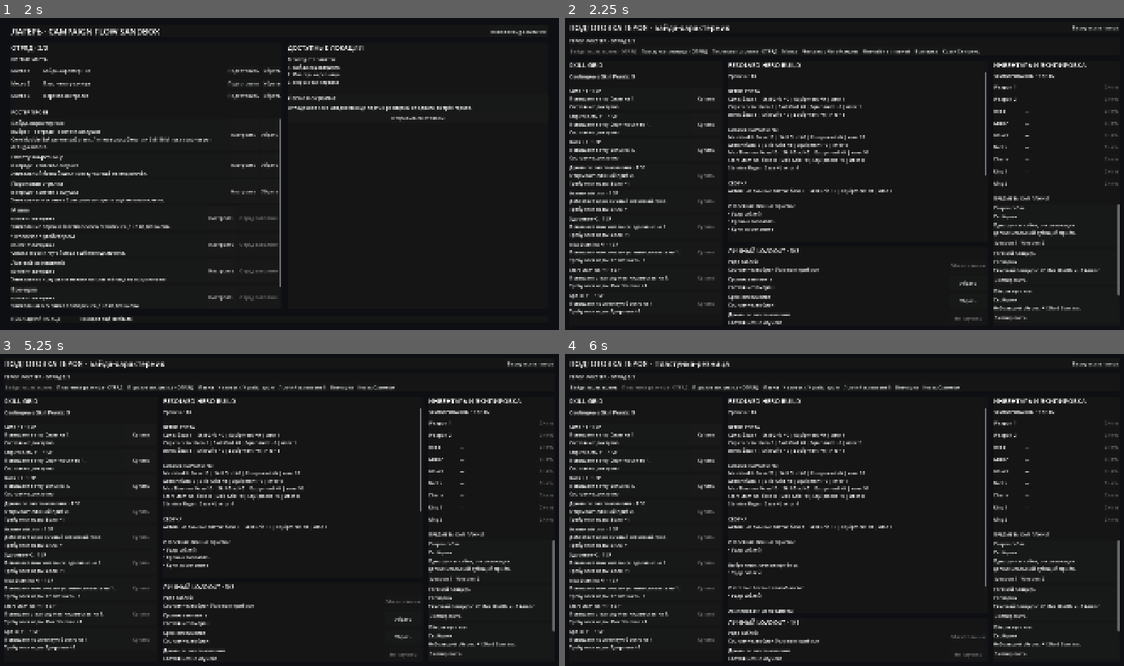
Above: before the commit, frames 1-4 (two rows, left to right).
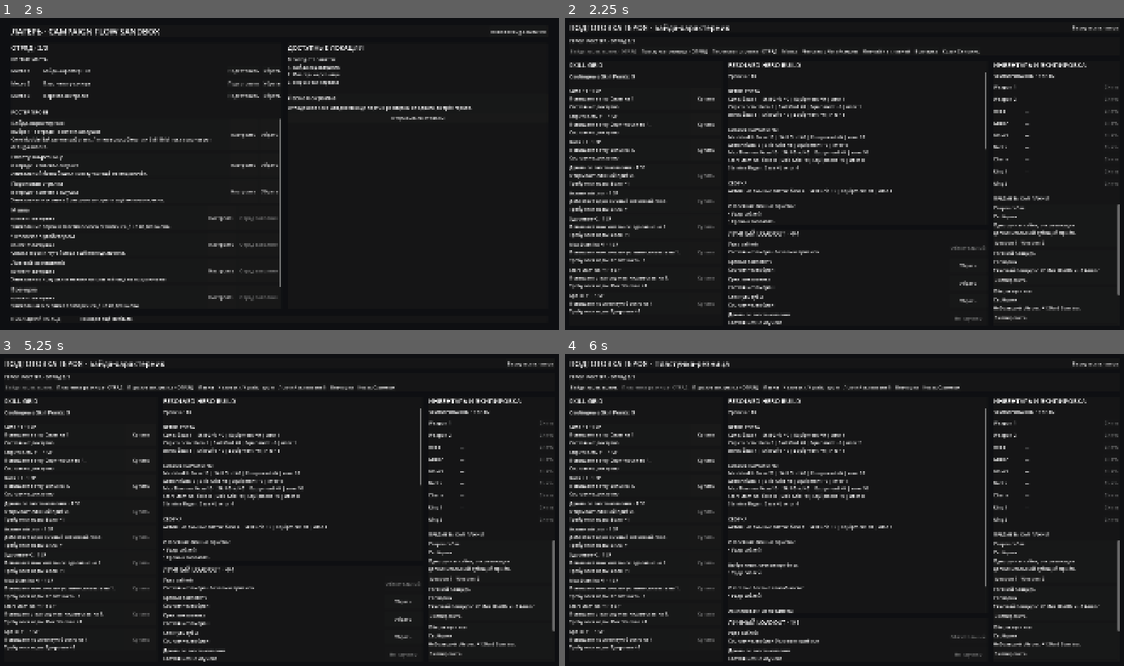
Above: after the commit, the same moments.

Repository: DanilNikolin/kleynod-steppe-frontier
Game: Godot game, scene res://scenes/campaign/campaign_sandbox.tscn
Same seed, same stepped clock (60 frames per second), same inputs: the game is played once before the commit and once after it.
Inputs:
- Up to frame 1 (2 s): click "Новая debug-кампания" at 0.5 s; click "Новая debug-кампания" at 1.25 s
- Up to frame 2 (2.25 s): click "Подготовить" at 2 s
- Up to frame 3 (5.25 s): click "Вернуться в лагерь" at 2.75 s; click "Убрать" at 3.5 s; click "Подготовить" at 4.25 s; click "Байда-характерник" at 5 s
- Up to frame 4 (6 s): click "Пластунка-резница · ОТРЯД" at 5.75 s

Frame 1 is identical in both runs. In frame 2, 0.8% of the frame differs, in the area x 29-76%, y 41-91%; in frame 3, 0.8%; in frame 4, nothing differs.

Commit message:
feat: add Bayda grit teeth core ability

Diff:
--- /dev/null
+++ b/content/abilities/heroes/bayda/bayda_grit_teeth.tres
@@ -0,0 +1,33 @@
+[gd_resource type="Resource" script_class="AbilityDefinition" format=3]
+
+[ext_resource type="Script" path="res://core/battle/abilities/ability_definition.gd" id="1_ability"]
+[ext_resource type="Script" path="res://core/battle/targeting/ability_targeting_definition.gd" id="2_targeting"]
+[ext_resource type="Script" path="res://core/battle/effects/battle_effect.gd" id="3_effect"]
+[ext_resource type="Script" path="res://core/heroes/core/bayda/bayda_grit_teeth_effect.gd" id="4_grit_teeth"]
+
+[sub_resource type="Resource" id="Resource_grit_teeth_effect"]
+script = ExtResource("4_grit_teeth")
+stamina_restoration = 4
+max_stamina_reduction = 1
+minimum_max_stamina = 4
+recipient = 1
+effect_id = &"effect_bayda_grit_teeth"
+
+[sub_resource type="Resource" id="Resource_grit_teeth_targeting"]
+script = ExtResource("2_targeting")
+aim_requirement = 1
+aim_relation_mask = 1
+aim_offsets = Array[Vector2i]([Vector2i(0, 0)])
+affected_relation_mask = 1
+impact_offsets = Array[Vector2i]([Vector2i(0, 0)])
+
+[resource]
+script = ExtResource("1_ability")
+ability_id = &"ability_bayda_grit_teeth"
+display_name = "Стиснуть зубы"
+description = "Байда подавляет Надлом, вновь готовится пережить смертельный удар и восстанавливает выносливость ценой постоянного уменьшения её максимального запаса."
+branch = 3
+stamina_cost = 0
+cooldown_turns = 3
+targeting = SubResource("Resource_grit_teeth_targeting")
+effects = Array[ExtResource("3_effect")]([SubResource("Resource_grit_teeth_effect")])
--- a/content/heroes/bayda/bayda_hero.tres
+++ b/content/heroes/bayda/bayda_hero.tres
@@ -9,6 +9,7 @@
 [ext_resource type="Resource" path="res://content/abilities/debug/debug_spirit_mend.tres" id="7_mend"]
 [ext_resource type="Resource" path="res://content/abilities/heroes/bayda/bayda_blood_payment.tres" id="8_blood_payment"]
 [ext_resource type="Resource" path="res://content/abilities/heroes/bayda/bayda_gallows_hook.tres" id="9_gallows_hook"]
+[ext_resource type="Resource" path="res://content/abilities/heroes/bayda/bayda_grit_teeth.tres" id="10_grit_teeth"]
 
 [resource]
 script = ExtResource("1_hero")
@@ -18,8 +19,8 @@
 base_combatant_definition = ExtResource("3_combatant")
 core_module = ExtResource("4_core")
 skill_grid = ExtResource("5_grid")
-personal_abilities = Array[ExtResource("2_ability")]([ExtResource("6_sabre"), ExtResource("8_blood_payment"), ExtResource("9_gallows_hook"), ExtResource("7_mend")])
-starting_known_ability_ids = Array[StringName]([&"ability_sabre_slash", &"ability_bayda_blood_payment", &"ability_bayda_gallows_hook"])
+personal_abilities = Array[ExtResource("2_ability")]([ExtResource("6_sabre"), ExtResource("8_blood_payment"), ExtResource("9_gallows_hook"), ExtResource("10_grit_teeth"), ExtResource("7_mend")])
+starting_known_ability_ids = Array[StringName]([&"ability_sabre_slash", &"ability_bayda_blood_payment", &"ability_bayda_gallows_hook", &"ability_bayda_grit_teeth"])
 default_ability_id = &"ability_sabre_slash"
-starting_active_slot_count = 3
+starting_active_slot_count = 4
 maximum_active_slot_count = 6
--- a/content/heroes/bayda/debug_bayda_core_hero.tres
+++ b/content/heroes/bayda/debug_bayda_core_hero.tres
@@ -9,6 +9,7 @@
 [ext_resource type="Resource" path="res://content/abilities/debug/debug_spirit_mend.tres" id="7_mend"]
 [ext_resource type="Resource" path="res://content/abilities/heroes/bayda/bayda_blood_payment.tres" id="8_blood_payment"]
 [ext_resource type="Resource" path="res://content/abilities/heroes/bayda/bayda_gallows_hook.tres" id="9_gallows_hook"]
+[ext_resource type="Resource" path="res://content/abilities/heroes/bayda/bayda_grit_teeth.tres" id="10_grit_teeth"]
 
 [resource]
 script = ExtResource("1_hero")
@@ -18,8 +19,8 @@
 base_combatant_definition = ExtResource("3_combatant")
 core_module = ExtResource("4_core")
 skill_grid = ExtResource("5_grid")
-personal_abilities = Array[ExtResource("2_ability")]([ExtResource("6_sabre"), ExtResource("8_blood_payment"), ExtResource("9_gallows_hook"), ExtResource("7_mend")])
-starting_known_ability_ids = Array[StringName]([&"ability_sabre_slash", &"ability_bayda_blood_payment", &"ability_bayda_gallows_hook"])
+personal_abilities = Array[ExtResource("2_ability")]([ExtResource("6_sabre"), ExtResource("8_blood_payment"), ExtResource("9_gallows_hook"), ExtResource("10_grit_teeth"), ExtResource("7_mend")])
+starting_known_ability_ids = Array[StringName]([&"ability_sabre_slash", &"ability_bayda_blood_payment", &"ability_bayda_gallows_hook", &"ability_bayda_grit_teeth"])
 default_ability_id = &"ability_sabre_slash"
-starting_active_slot_count = 3
+starting_active_slot_count = 4
 maximum_active_slot_count = 6
--- a/core/battle/actions/battle_effect_result.gd
+++ b/core/battle/actions/battle_effect_result.gd
@@ -55,6 +55,24 @@
 
 var stamina_restoration_debt_added_amount: int = 0
 var stamina_restoration_debt_paid_amount: int = 0
+
+## Универсальные данные Hero Core Effect.
+
+var core_effect_kind: StringName = &""
+
+var previous_max_stamina: int = 0
+var current_max_stamina: int = 0
+
+var max_stamina_penalty_applied_amount: int = 0
+
+var previous_unbroken_available: bool = false
+var current_unbroken_available: bool = false
+
+var previous_fractured: bool = false
+var current_fractured: bool = false
+
+var unbroken_was_restored: bool = false
+var fracture_was_removed: bool = false
 
 var overkill_amount: int:
 	get:
--- a/core/battle/ai/utility/battle_ai_plan_evaluator.gd
+++ b/core/battle/ai/utility/battle_ai_plan_evaluator.gd
@@ -80,6 +80,14 @@
 	&"stamina_debt_payment"
 )
 
+const SCORE_CORE_SURVIVAL: StringName = (
+	&"core_survival"
+)
+
+const SCORE_MAX_STAMINA_PENALTY: StringName = (
+	&"max_stamina_penalty"
+)
+
 const SCORE_MOVEMENT: StringName = &"movement"
 const SCORE_COOLDOWN: StringName = &"cooldown"
 
@@ -145,6 +153,11 @@
 const ENEMY_STAMINA_RESTORE_PENALTY_PER_POINT: float = -3.0
 
 const ENEMY_STAMINA_DEBT_PAYMENT_PENALTY_PER_POINT: float = -1.0
+
+const UNBROKEN_RESTORE_SCORE: float = 40.0
+const FRACTURE_REMOVE_SCORE: float = 20.0
+
+const MAX_STAMINA_PENALTY_PER_POINT: float = -6.0
 
 const MOVEMENT_PENALTY_PER_POINT: float = -0.25
 const COOLDOWN_PENALTY_PER_TURN: float = -2.0
@@ -334,6 +347,14 @@
 				effect_result
 			)
 
+		&"hero_core":
+			_score_hero_core_result(
+				breakdown,
+				simulation,
+				actor,
+				effect_result
+			)
+
 		&"grant_guard":
 			_score_guard_result(
 				breakdown,
@@ -553,6 +574,62 @@
 			* ENEMY_STAMINA_DEBT_PAYMENT_PENALTY_PER_POINT
 		)
 
+
+func _score_hero_core_result(
+	breakdown: BattleAIScoreBreakdown,
+	simulation: BattleActionSimulationResult,
+	actor: CombatantState,
+	effect_result: BattleEffectResult
+) -> void:
+	var target := (
+		simulation.get_simulated_combatant(
+			effect_result.target_id
+		)
+	)
+
+	if (
+		target == null
+		or target.team_id != actor.team_id
+	):
+		return
+
+	if effect_result.unbroken_was_restored:
+		breakdown.add_score(
+			SCORE_CORE_SURVIVAL,
+			UNBROKEN_RESTORE_SCORE
+		)
+
+	if effect_result.fracture_was_removed:
+		breakdown.add_score(
+			SCORE_CORE_SURVIVAL,
+			FRACTURE_REMOVE_SCORE
+		)
+
+	breakdown.add_score(
+		SCORE_MAX_STAMINA_PENALTY,
+		float(
+			effect_result
+				.max_stamina_penalty_applied_amount
+		)
+		* MAX_STAMINA_PENALTY_PER_POINT
+	)
+
+	breakdown.add_score(
+		SCORE_STAMINA_RESTORE,
+		float(
+			effect_result.applied_amount
+		)
+		* STAMINA_RESTORE_SCORE_PER_POINT
+	)
+
+	breakdown.add_score(
+		SCORE_STAMINA_DEBT_PAYMENT,
+		float(
+			effect_result
+				.stamina_restoration_debt_paid_amount
+		)
+		* STAMINA_DEBT_PAYMENT_SCORE_PER_POINT
+	)
 
 func _score_heal_result(
 	breakdown: BattleAIScoreBreakdown,
--- a/core/battle/effects/effect_resolver.gd
+++ b/core/battle/effects/effect_resolver.gd
@@ -12,6 +12,10 @@
 const FAILURE_HEALTH_COST_CANNOT_BE_PAID: StringName = (
 	&"health_cost_cannot_be_paid"
 )
+const FAILURE_MISSING_HERO_CORE: StringName = (
+	&"missing_hero_core"
+)
+
 const FAILURE_UNSUPPORTED_EFFECT: StringName = &"unsupported_effect"
 const FAILURE_SURFACE_PLACEMENT_FAILED: StringName = (
 	&"surface_placement_failed"
@@ -59,7 +63,8 @@
 	effect: BattleEffect
 ) -> bool:
 	return (
-		effect is DamageEffect
+		effect is HeroCoreEffect
+		or effect is DamageEffect
 		or effect is HealEffect
 		or effect is GrantGuardEffect
 		or effect is HealthCostEffect
@@ -121,6 +126,17 @@
 
 	if recipient == null:
 		return FAILURE_INVALID_TARGET
+	if effect is HeroCoreEffect:
+		if recipient.hero_core_runtime_state == null:
+			return FAILURE_MISSING_HERO_CORE
+
+		return (
+			recipient
+				.hero_core_runtime_state
+				.get_effect_validation_failure(
+					effect
+				)
+		)
 
 	if effect is HealthCostEffect:
 		var health_cost_effect := (
@@ -219,7 +235,28 @@
 			resolved_target,
 			session
 		)
-
+	if effect is HeroCoreEffect:
+		if (
+			resolved_target
+				.hero_core_runtime_state
+			== null
+		):
+			return _create_failure_result(
+				FAILURE_MISSING_HERO_CORE,
+				effect,
+				source,
+				resolved_target
+			)
+
+		return (
+			resolved_target
+				.hero_core_runtime_state
+				.resolve_effect(
+					effect,
+					source.instance_id,
+					resolved_target.instance_id
+				)
+		)
 	if effect is HealthCostEffect:
 		return _resolve_health_cost(
 			effect as HealthCostEffect,
--- /dev/null
+++ b/core/battle/effects/hero_core_effect.gd
@@ -0,0 +1,12 @@
+@tool
+class_name HeroCoreEffect
+extends BattleEffect
+
+
+## Marker-эффект.
+## Общий EffectResolver не знает его конкретной механики:
+## он передаёт Resource в HeroCoreRuntimeState получателя.
+
+
+func get_presentation_text() -> String:
+	return "• Изменяет уникальную механику героя."
--- a/core/battle/previews/battle_action_preview_service.gd
+++ b/core/battle/previews/battle_action_preview_service.gd
@@ -954,6 +954,12 @@
 	preview_grid: BattlePreviewGridState,
 	force_standard_critical: bool
 ) -> BattleEffectResult:
+	if effect is HeroCoreEffect:
+		return target.preview_hero_core_effect(
+			effect as HeroCoreEffect,
+			source.instance_id
+		)
+
 	if effect is HealthCostEffect:
 		return _preview_health_cost(
 			effect as HealthCostEffect,
--- a/core/battle/previews/battle_preview_combatant_state.gd
+++ b/core/battle/previews/battle_preview_combatant_state.gd
@@ -89,6 +89,79 @@
 			"remaining_turns": status.remaining_turns,
 		}
 
+
+func preview_hero_core_effect(
+	effect: HeroCoreEffect,
+	source_id: StringName
+) -> BattleEffectResult:
+	if (
+		_runtime_state == null
+		or effect == null
+	):
+		var failure_result := (
+			BattleEffectResult.new()
+		)
+
+		failure_result.effect_kind = (
+			&"hero_core"
+		)
+
+		failure_result.source_id = source_id
+		failure_result.target_id = instance_id
+
+		if effect != null:
+			failure_result.effect_id = (
+				effect.effect_id
+			)
+
+		failure_result.failure_code = (
+			EffectResolver
+				.FAILURE_MISSING_HERO_CORE
+		)
+
+		return failure_result
+
+	_sync_runtime_state_from_preview()
+
+	var core_runtime = (
+		_runtime_state
+			.hero_core_runtime_state
+	)
+
+	if core_runtime == null:
+		var failure_result := (
+			BattleEffectResult.new()
+		)
+
+		failure_result.effect_id = (
+			effect.effect_id
+		)
+
+		failure_result.effect_kind = (
+			&"hero_core"
+		)
+
+		failure_result.source_id = source_id
+		failure_result.target_id = instance_id
+
+		failure_result.failure_code = (
+			EffectResolver
+				.FAILURE_MISSING_HERO_CORE
+		)
+
+		return failure_result
+
+	var result: BattleEffectResult = (
+		core_runtime.resolve_effect(
+			effect,
+			source_id,
+			instance_id
+		)
+	)
+
+	_sync_preview_from_runtime_state()
+
+	return result
 
 func can_pay_health_cost(
 	amount: int,
--- a/core/heroes/core/bayda/bayda_core_runtime_state.gd
+++ b/core/heroes/core/bayda/bayda_core_runtime_state.gd
@@ -11,6 +11,13 @@
 ## Следующее восстановление Stamina сначала
 ## погашает этот долг.
 var exhaustion_debt: int = 0
+
+## Постоянное до конца текущего боя уменьшение
+## Max Stamina от «Стиснуть зубы».
+var grit_teeth_max_stamina_penalty: int = 0
+
+## Нижняя граница после всех штрафов.
+var minimum_effective_max_stamina: int = 1
 
 var _incoming_action_depth: int = 0
 var _survived_current_action: bool = false
@@ -247,6 +254,185 @@
 	):
 		state_changed.emit()
 
+
+func can_resolve_effect(
+	effect
+) -> bool:
+	return effect is BaydaGritTeethEffect
+
+
+func get_effect_validation_failure(
+	effect
+) -> StringName:
+	var failure_code: StringName = (
+		super.get_effect_validation_failure(
+			effect
+		)
+	)
+
+	if failure_code != &"":
+		return failure_code
+
+	var combatant := _get_owner()
+
+	if (
+		combatant == null
+		or not combatant.is_alive
+	):
+		return FAILURE_INVALID_CORE_OWNER
+
+	return &""
+
+
+func resolve_effect(
+	effect,
+	source_id: StringName,
+	target_id: StringName
+) -> BattleEffectResult:
+	var result := super.resolve_effect(
+		effect,
+		source_id,
+		target_id
+	)
+
+	if result.failure_code != &"":
+		return result
+
+	var grit_effect: BaydaGritTeethEffect = (
+		effect as BaydaGritTeethEffect
+	)
+
+	if grit_effect == null:
+		result.failure_code = (
+			FAILURE_UNSUPPORTED_CORE_EFFECT
+		)
+
+		return result
+
+	var combatant := _get_owner()
+
+	if combatant == null:
+		result.failure_code = (
+			FAILURE_INVALID_CORE_OWNER
+		)
+
+		return result
+
+	result.core_effect_kind = (
+		BaydaGritTeethEffect
+			.CORE_EFFECT_KIND
+	)
+
+	result.raw_amount = (
+		grit_effect.stamina_restoration
+	)
+
+	result.resolved_amount = (
+		grit_effect.stamina_restoration
+	)
+
+	result.previous_max_stamina = (
+		combatant.max_stamina
+	)
+
+	result.previous_stamina = (
+		combatant.current_stamina
+	)
+
+	result.previous_value = (
+		combatant.current_stamina
+	)
+
+	result.previous_stamina_restoration_debt = (
+		get_stamina_restoration_debt()
+	)
+
+	result.previous_unbroken_available = (
+		unbroken_available
+	)
+
+	result.previous_fractured = (
+		is_fractured
+	)
+
+	## Сначала возвращаем защитный механизм.
+	unbroken_available = true
+	is_fractured = false
+
+	## Затем навсегда ухудшаем потолок
+	## текущего боя.
+	grit_teeth_max_stamina_penalty += (
+		grit_effect
+			.max_stamina_reduction
+	)
+
+	minimum_effective_max_stamina = maxi(
+		minimum_effective_max_stamina,
+		grit_effect.minimum_max_stamina
+	)
+
+	_sync_max_stamina_to_health()
+
+	## И только после нового потолка
+	## восстанавливаем Current Stamina.
+	result.applied_amount = (
+		combatant.restore_stamina(
+			grit_effect.stamina_restoration,
+			&"bayda_grit_teeth"
+		)
+	)
+
+	result.current_max_stamina = (
+		combatant.max_stamina
+	)
+
+	result.current_stamina = (
+		combatant.current_stamina
+	)
+
+	result.current_value = (
+		combatant.current_stamina
+	)
+
+	result.current_stamina_restoration_debt = (
+		get_stamina_restoration_debt()
+	)
+
+	result.stamina_restoration_debt_paid_amount = maxi(
+		0,
+		result.previous_stamina_restoration_debt
+			- result
+				.current_stamina_restoration_debt
+	)
+
+	result.max_stamina_penalty_applied_amount = (
+		grit_effect
+			.max_stamina_reduction
+	)
+
+	result.current_unbroken_available = (
+		unbroken_available
+	)
+
+	result.current_fractured = (
+		is_fractured
+	)
+
+	result.unbroken_was_restored = (
+		not result.previous_unbroken_available
+		and result.current_unbroken_available
+	)
+
+	result.fracture_was_removed = (
+		result.previous_fractured
+		and not result.current_fractured
+	)
+
+	result.is_successful = true
+
+	state_changed.emit()
+
+	return result
 
 func get_debug_summary() -> String:
 	var combatant := _get_owner()
@@ -281,8 +467,10 @@
 		% bayda_definition.get_health_tier(
 			combatant.current_health
 		)
-		+"Базовая Max Stamina: %d"
+		+"Базовая Max Stamina: %d | "
 		% base_max_stamina
+		+"Штраф «Стиснуть зубы»: %d"
+		% grit_teeth_max_stamina_penalty
 	)
 
 
@@ -306,6 +494,14 @@
 
 	result.exhaustion_debt = (
 		exhaustion_debt
+	)
+
+	result.grit_teeth_max_stamina_penalty = (
+		grit_teeth_max_stamina_penalty
+	)
+
+	result.minimum_effective_max_stamina = (
+		minimum_effective_max_stamina
 	)
 
 	result._incoming_action_depth = (
@@ -336,8 +532,19 @@
 			)
 	)
 
+	var resolved_max_stamina: int = (
+		base_max_stamina
+		+ stamina_bonus
+		- grit_teeth_max_stamina_penalty
+	)
+
+	resolved_max_stamina = maxi(
+		minimum_effective_max_stamina,
+		resolved_max_stamina
+	)
+
 	return combatant.set_max_stamina(
-		base_max_stamina + stamina_bonus,
+		resolved_max_stamina,
 		true
 	)
 
--- /dev/null
+++ b/core/heroes/core/bayda/bayda_grit_teeth_effect.gd
@@ -0,0 +1,68 @@
+@tool
+class_name BaydaGritTeethEffect
+extends HeroCoreEffect
+
+
+const CORE_EFFECT_KIND: StringName = (
+	&"bayda_grit_teeth"
+)
+
+
+@export_group("Stamina Restoration")
+
+@export_range(0, 999, 1)
+var stamina_restoration: int = 4
+
+
+@export_group("Maximum Stamina Sacrifice")
+
+@export_range(0, 999, 1)
+var max_stamina_reduction: int = 1
+
+@export_range(1, 999, 1)
+var minimum_max_stamina: int = 4
+
+
+func _init() -> void:
+	recipient = Recipient.SOURCE
+
+
+func get_validation_errors() -> PackedStringArray:
+	var errors := super.get_validation_errors()
+
+	if not targets_source():
+		errors.append(
+			"Grit Teeth effect must target the source."
+		)
+
+	if stamina_restoration < 0:
+		errors.append(
+			"Stamina restoration cannot be negative."
+		)
+
+	if max_stamina_reduction < 0:
+		errors.append(
+			"Max Stamina reduction cannot be negative."
+		)
+
+	if minimum_max_stamina <= 0:
+		errors.append(
+			"Minimum Max Stamina must be positive."
+		)
+
+	return errors
+
+
+func get_presentation_text() -> String:
+	return (
+		"• Восстанавливает Несломленность"
+		+"\n• Снимает Надлом"
+		+"\n• Максимальная выносливость: -%d "
+		% max_stamina_reduction
+		+"до конца боя"
+		+"\n  Минимум: %d"
+		% minimum_max_stamina
+		+"\n• Выносливость: +%d"
+		% stamina_restoration
+		+"\n  Сначала погашает долг истощения"
+	)
--- a/core/heroes/core/hero_core_runtime_state.gd
+++ b/core/heroes/core/hero_core_runtime_state.gd
@@ -3,6 +3,19 @@
 
 
 signal state_changed
+
+
+const FAILURE_INVALID_CORE_EFFECT: StringName = (
+	&"invalid_core_effect"
+)
+
+const FAILURE_UNSUPPORTED_CORE_EFFECT: StringName = (
+	&"unsupported_core_effect"
+)
+
+const FAILURE_INVALID_CORE_OWNER: StringName = (
+	&"invalid_core_owner"
+)
 
 
 var definition
@@ -61,6 +74,55 @@
 	pass
 
 
+## Поддерживает ли конкретный Hero Core этот эффект.
+func can_resolve_effect(
+	_effect
+) -> bool:
+	return false
+
+
+func get_effect_validation_failure(
+	effect
+) -> StringName:
+	if effect == null:
+		return FAILURE_INVALID_CORE_EFFECT
+
+	if owner == null:
+		return FAILURE_INVALID_CORE_OWNER
+
+	if not can_resolve_effect(
+		effect
+	):
+		return FAILURE_UNSUPPORTED_CORE_EFFECT
+
+	return &""
+
+
+## Базовый метод создаёт стандартный результат.
+## Конкретный Hero Core заполняет его и меняет состояние.
+func resolve_effect(
+	effect,
+	source_id: StringName,
+	target_id: StringName
+) -> BattleEffectResult:
+	var result := BattleEffectResult.new()
+
+	result.effect_kind = &"hero_core"
+	result.source_id = source_id
+	result.target_id = target_id
+
+	if effect != null:
+		result.effect_id = effect.effect_id
+
+	result.failure_code = (
+		get_effect_validation_failure(
+			effect
+		)
+	)
+
+	return result
+
+
 func get_debug_summary() -> String:
 	if definition == null:
 		return "Hero Core отсутствует."
--- a/presentation/battle/abilities/battle_ability_presentation_builder.gd
+++ b/presentation/battle/abilities/battle_ability_presentation_builder.gd
@@ -115,6 +115,13 @@
 				_build_restore_stamina_effect_text(
 					effect as RestoreStaminaEffect
 				)
+			)
+
+		elif effect is HeroCoreEffect:
+			lines.append(
+				(
+					effect as HeroCoreEffect
+				).get_presentation_text()
 			)
 
 		elif effect is GrantGuardEffect:
--- a/presentation/battle/previews/battle_action_preview_formatter.gd
+++ b/presentation/battle/previews/battle_action_preview_formatter.gd
@@ -109,6 +109,11 @@
 		preview.normal_effect_results
 	)
 
+	_append_hero_core_lines(
+		lines,
+		preview.normal_effect_results
+	)
+
 	_append_guard_lines(
 		lines,
 		preview.normal_effect_results
@@ -342,6 +347,85 @@
 			text
 		)
 
+
+static func _append_hero_core_lines(
+	lines: PackedStringArray,
+	effect_results: Array[BattleEffectResult]
+) -> void:
+	for effect_result in effect_results:
+		if (
+			effect_result == null
+			or effect_result.effect_kind
+				!= &"hero_core"
+		):
+			continue
+
+		if effect_result.unbroken_was_restored:
+			lines.append(
+				"Несломленность: восстановится"
+			)
+
+		if effect_result.fracture_was_removed:
+			lines.append(
+				"Надлом: снимется"
+			)
+
+		if (
+			effect_result.previous_max_stamina
+				!= effect_result.current_max_stamina
+			or effect_result
+				.max_stamina_penalty_applied_amount
+				> 0
+		):
+			lines.append(
+				"Max Stamina: %d → %d "
+				% [
+					effect_result
+						.previous_max_stamina,
+					effect_result
+						.current_max_stamina,
+				]
+				+"(штраф +%d)"
+				% effect_result
+					.max_stamina_penalty_applied_amount
+			)
+
+		var stamina_text := (
+			"Выносливость: %d → %d"
+			% [
+				effect_result.previous_stamina,
+				effect_result.current_stamina,
+			]
+		)
+
+		if (
+			effect_result
+				.stamina_restoration_debt_paid_amount
+			> 0
+		):
+			stamina_text += (
+				"\nДолг: -%d"
+				% effect_result
+					.stamina_restoration_debt_paid_amount
+			)
+
+		var unused_amount := maxi(
+			0,
+			effect_result.resolved_amount
+			- effect_result.applied_amount
+			- effect_result
+				.stamina_restoration_debt_paid_amount
+		)
+
+		if unused_amount > 0:
+			stamina_text += (
+				"\nНе восстановится: %d"
+				% unused_amount
+			)
+
+		lines.append(
+			stamina_text
+		)
 
 static func _append_guard_lines(
 	lines: PackedStringArray,
--- a/scenes/debug/presentation/battle_debug_log_presenter.gd
+++ b/scenes/debug/presentation/battle_debug_log_presenter.gd
@@ -351,6 +351,11 @@
 					effect_result
 				)
 
+			&"hero_core":
+				_append_hero_core_result(
+					effect_result
+				)
+
 			&"grant_guard":
 				_append_guard_result(
 					effect_result
@@ -669,6 +674,75 @@
 		message
 	)
 
+
+func _append_hero_core_result(
+	effect_result: BattleEffectResult
+) -> void:
+	var target := session.get_combatant(
+		effect_result.target_id
+	)
+
+	var target_name := String(
+		effect_result.target_id
+	)
+
+	if (
+		target != null
+		and target.definition != null
+	):
+		target_name = (
+			target.definition.display_name
+		)
+
+	var parts := PackedStringArray()
+
+	if effect_result.unbroken_was_restored:
+		parts.append(
+			"Несломленность восстановлена"
+		)
+
+	if effect_result.fracture_was_removed:
+		parts.append(
+			"Надлом снят"
+		)
+
+	parts.append(
+		"Max Stamina: %d → %d "
+		% [
+			effect_result.previous_max_stamina,
+			effect_result.current_max_stamina,
+		]
+		+"(постоянный штраф +%d)"
+		% effect_result
+			.max_stamina_penalty_applied_amount
+	)
+
+	parts.append(
+		"выносливость: %d → %d"
+		% [
+			effect_result.previous_stamina,
+			effect_result.current_stamina,
+		]
+	)
+
+	if (
+		effect_result
+			.stamina_restoration_debt_paid_amount
+		> 0
+	):
+		parts.append(
+			"погашено долга: %d"
+			% effect_result
+				.stamina_restoration_debt_paid_amount
+		)
+
+	push_battle_log(
+		"%s: %s."
+		% [
+			target_name,
+			"; ".join(parts),
+		]
+	)
 
 func _append_damage_result(
 	effect_result: BattleEffectResult
Not shown, added: core/battle/effects/hero_core_effect.gd.uid
Not shown, added: core/heroes/core/bayda/bayda_grit_teeth_effect.gd.uid
Not shown, removed: godot_focused_context.md
